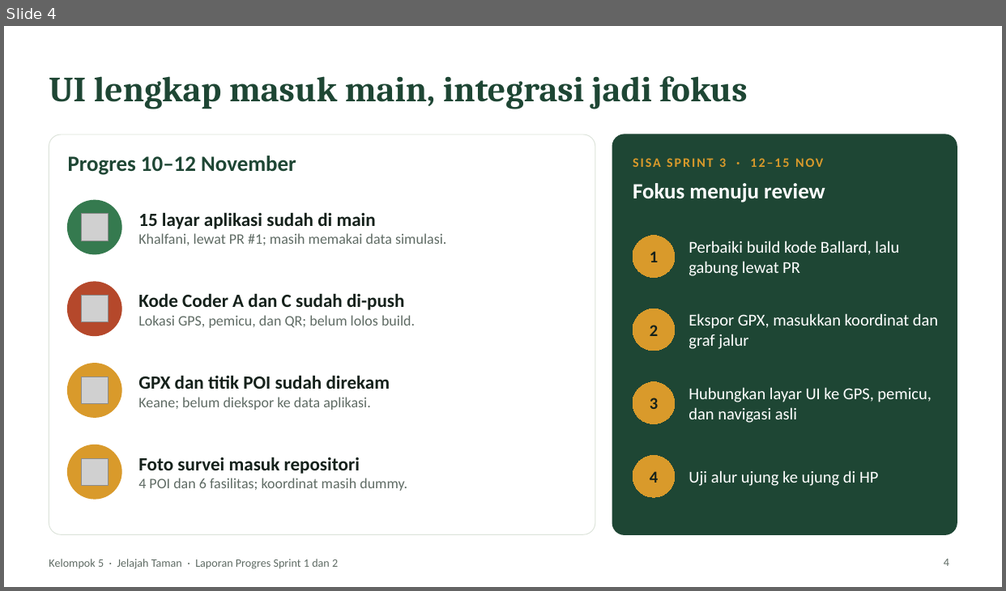
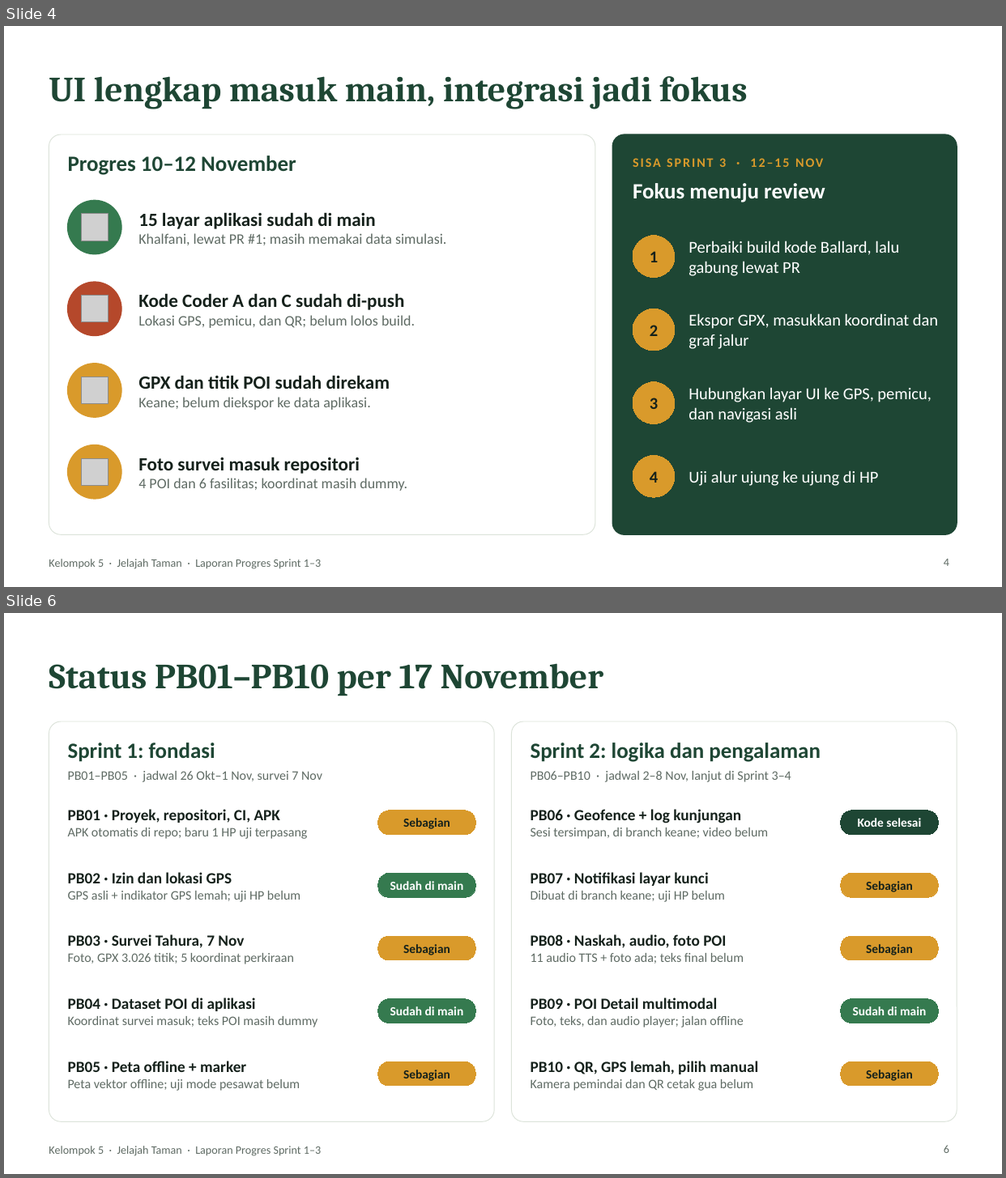
Before and after one commit to keaneplim/Transformasi-Digital-UAS, a slide deck: docs/presentation/Progres_Sprint1-2_Kel5_Jelajah_Taman.pptx. Shown one above the other, each under a label of ours: slide 4 before the commit, slides 4 and 6 after it; the slides between them are not shown. The pictures are 1006x591 and 1006x1178 pixels, drawn with LibreOffice and Linux fonts; fonts in the diff are those of the drawing; grey boxes stand for pictures; background and template pictures are left out. Boxes give left, top, right and bottom in pixels: in the first picture for what was removed or moved away, otherwise in the second. Text is boxed around its words. In the diff, an @@ line names an element or a change of style, - is before the commit and + after.

Commit message:
docs: progress deck update to 17 Nov (Sprint 1-3, slides 5-6: progress + PB01-PB10 status)

```diff
--- a/docs/presentation/Progres_Sprint1-2_Kel5_Jelajah_Taman.pptx
+++ b/docs/presentation/Progres_Sprint1-2_Kel5_Jelajah_Taman.pptx
@@ slide 6 added at [4,613,1002,1174], background picture (left out); not listed: 1 template element that a slide beside it also shows @@
@@ title added at [49,663,604,696], 34 pt, text #1E4634, bold @@
+Status PB01–PB10 per 17 November
@@ rounded rectangle added at [49,722,494,1122], fill #FFFFFF, outline #DCE3DA 0.75 pt @@
@@ rounded rectangle added at [512,722,957,1122], fill #FFFFFF, outline #DCE3DA 0.75 pt @@
@@ text added at [68,743,215,762], 21 pt, text #1E4634, bold @@
+Sprint 1: fondasi
@@ text added at [530,743,820,762], 21 pt, text #1E4634, bold @@
+Sprint 2: logika dan pengalaman
@@ text added at [68,771,322,782], 12.5 pt, text #5F6B64 @@
+PB01–PB05 · jadwal 26 Okt–1 Nov, survei 7 Nov
@@ text added at [530,771,791,782], 12.5 pt, text #5F6B64 @@
+PB06–PB10 · jadwal 2–8 Nov, lanjut di Sprint 3–4
@@ text added at [68,809,308,839], 12.5 pt, text #5F6B64 @@
+PB01 · Proyek, repositori, CI, APK
+APK otomatis di repo; baru 1 HP uji terpasang
@@ rounded rectangle added at [378,811,475,835], fill #D99A2B, outline #D99A2B 0.75 pt, 12 pt, text #15211B, bold @@
+Sebagian
@@ text added at [530,809,768,839], 12.5 pt, text #5F6B64 @@
+PB06 · Geofence + log kunjungan
+Sesi tersimpan, di branch keane; video belum
@@ rounded rectangle added at [841,811,938,835], fill #1E4634, outline #1E4634 0.75 pt, 12 pt, text #FFFFFF, bold @@
+Kode selesai
@@ text added at [68,872,300,902], 12.5 pt, text #5F6B64 @@
+PB02 · Izin dan lokasi GPS
+GPS asli + indikator GPS lemah; uji HP belum
@@ rounded rectangle added at [378,874,475,897], fill #357A4F, outline #357A4F 0.75 pt, 12 pt, text #FFFFFF, bold @@
+Sudah di main
@@ text added at [530,872,725,902], 12.5 pt, text #5F6B64 @@
+PB07 · Notifikasi layar kunci
+Dibuat di branch keane; uji HP belum
@@ rounded rectangle added at [841,874,938,897], fill #D99A2B, outline #D99A2B 0.75 pt, 12 pt, text #15211B, bold @@
+Sebagian
@@ text added at [68,935,294,965], 12.5 pt, text #5F6B64 @@
+PB03 · Survei Tahura, 7 Nov
+Foto, GPX 3.026 titik; 5 koordinat perkiraan
@@ rounded rectangle added at [378,936,475,960], fill #D99A2B, outline #D99A2B 0.75 pt, 12 pt, text #15211B, bold @@
+Sebagian
@@ text added at [530,935,744,964], 12.5 pt, text #5F6B64 @@
+PB08 · Naskah, audio, foto POI
+11 audio TTS + foto ada; teks final belum
@@ rounded rectangle added at [841,936,938,960], fill #D99A2B, outline #D99A2B 0.75 pt, 12 pt, text #15211B, bold @@
+Sebagian
@@ text added at [68,998,317,1028], 12.5 pt, text #5F6B64 @@
+PB04 · Dataset POI di aplikasi
+Koordinat survei masuk; teks POI masih dummy
@@ rounded rectangle added at [378,999,475,1023], fill #357A4F, outline #357A4F 0.75 pt, 12 pt, text #FFFFFF, bold @@
+Sudah di main
@@ text added at [530,998,743,1028], 12.5 pt, text #5F6B64 @@
+PB09 · POI Detail multimodal
+Foto, teks, dan audio player; jalan offline
@@ rounded rectangle added at [841,999,938,1023], fill #357A4F, outline #357A4F 0.75 pt, 12 pt, text #FFFFFF, bold @@
+Sudah di main
@@ text added at [68,1061,300,1091], 12.5 pt, text #5F6B64 @@
+PB05 · Peta offline + marker
+Peta vektor offline; uji mode pesawat belum
@@ rounded rectangle added at [378,1063,475,1086], fill #D99A2B, outline #D99A2B 0.75 pt, 12 pt, text #15211B, bold @@
+Sebagian
@@ text added at [530,1061,758,1091], 12.5 pt, text #5F6B64 @@
+PB10 · QR, GPS lemah, pilih manual
+Kamera pemindai dan QR cetak gua belum
@@ rounded rectangle added at [841,1063,938,1086], fill #D99A2B, outline #D99A2B 0.75 pt, 12 pt, text #15211B, bold @@
+Sebagian
@@ page number added at [944,1145,949,1153], 11 pt, text #5F6B64 @@
+6
@@ slide 4 changed as well @@
@@ text at [49,559,321,570]: text changed @@
-Kelompok 5 · Jelajah Taman · Laporan Progres Sprint 1 dan 2
+Kelompok 5 · Jelajah Taman · Laporan Progres Sprint 1–3
```
Also in this commit, not shown: 3 other slides changed, 1 other slide added.
